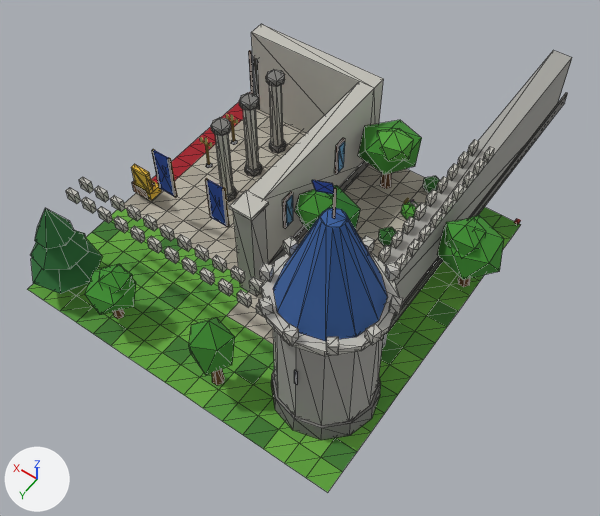
Two versions of the glTF model assets/models/town/chunk_1_0.glb, one commit apart.
The view is the same before and after, from a 50 mm camera at (9.7, 10.5, 29.7) aimed at (22.3, -7.1, 2.0). Lighting does not change. The marker at lower left points along +X, +Y and +Z. The older version comes first. Mesh edges are drawn as thin lines. Vertices at exactly the same position are counted once.

Objects in the first picture: 'chunk_1_0'.
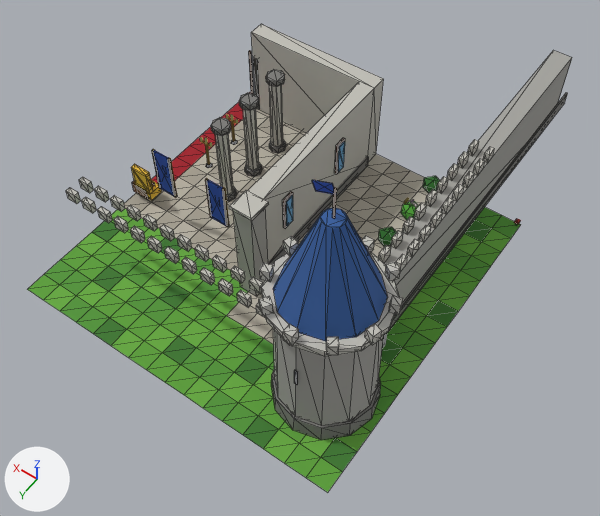
Where the change shows, as pixel boxes [x1, y1, x2, y2] in the pictures (600 x 516 px):
part 1 of me_chunk_1_0, deleted: before [31, 120, 504, 385]

The change, as a list of edits to the scene's bpy script:
```text
Change me_chunk_1_0:
    used by ob_chunk_1_0; location = (0.0, 0.0, 0.0)
    remove me_chunk_1_0.from_pydata(...)  # 2009 vertices, 3228 faces; spans x 15.2..32.0, y -25.0..0.1, z -0.1..12.0
    add me_chunk_1_0.from_pydata(...)  # 1805 vertices, 2892 faces; spans x 16.0..32.0, y -25.0..0.0, z -0.1..12.0
    me_chunk_1_0 part 1: 18 loose pieces with 204 vertices, spanning x 15.2..32.0, y -15.8..0.1, z 0.0..5.0, are deleted
    remove me_chunk_1_0.materials.append(mat_trunk)
    remove me_chunk_1_0.materials.append(mat_leaf_c)
    remove me_chunk_1_0.materials.append(mat_leaf_a)
    remove me_chunk_1_0.materials.append(mat_leaf_pine)
```
